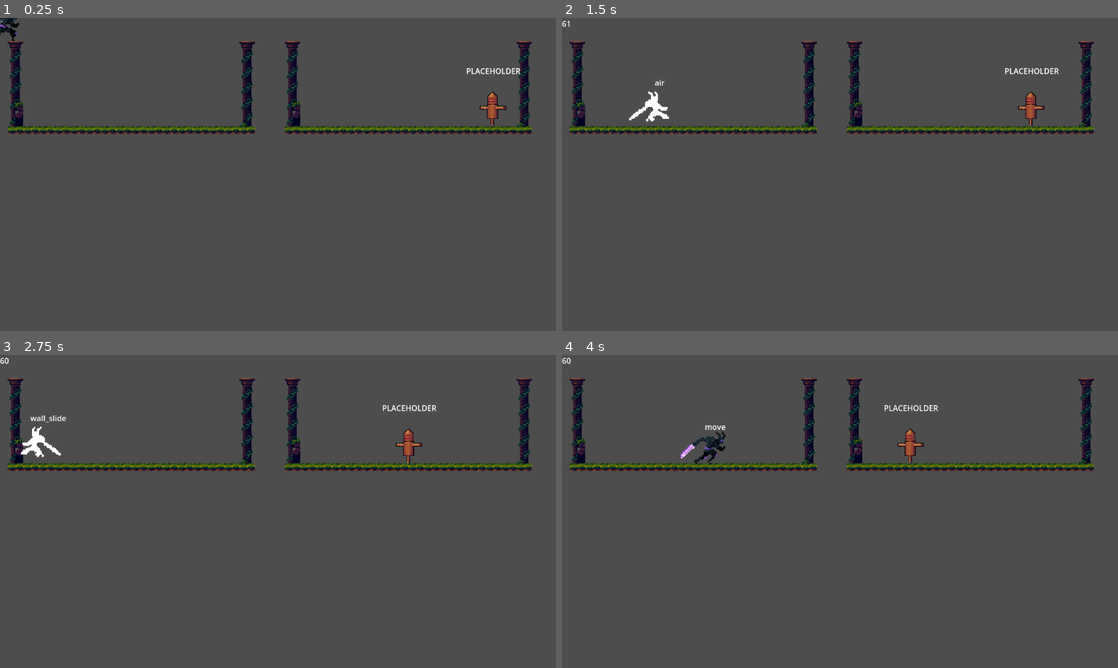
Above: before the commit, frames 1-4 (two rows, left to right).
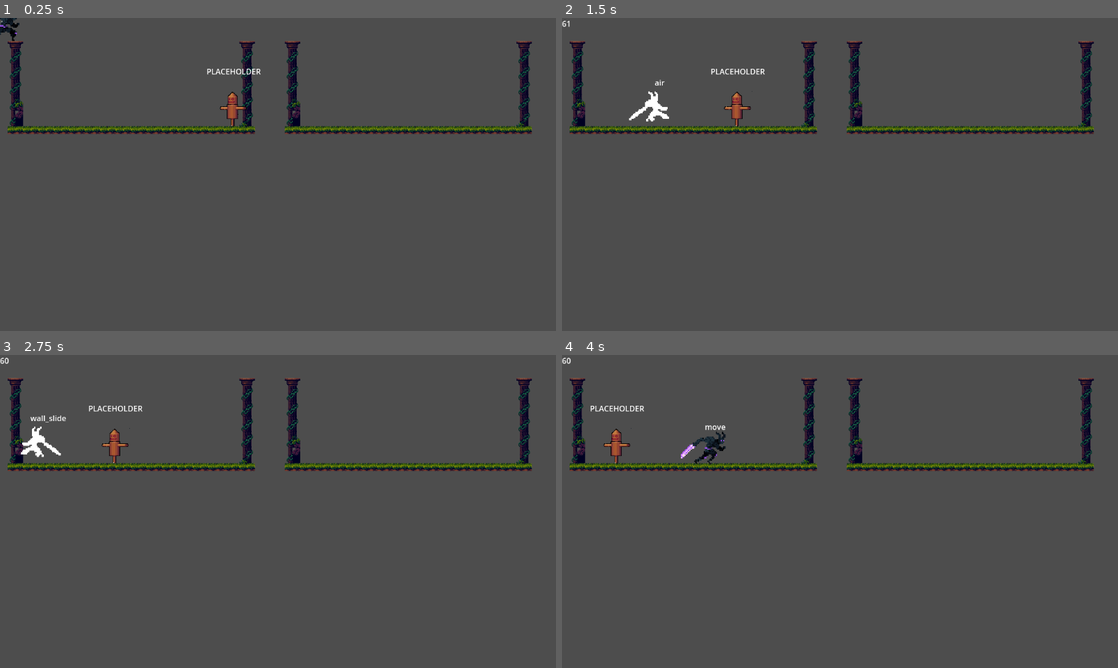
Above: after the commit, the same moments.

Repository: pablopenna/godot_learning
Game: Godot game, scene res://projects/state_machine/scenes/main.tscn
The game is run twice, just before and just after one commit, with the same random seed, the same clock (stepped at 60 frames per second) and the same inputs. This scene is started directly instead of the project's main scene. The engine's default icon, where the game draws it, is replaced by a stand-in: a white triangle on a blue panel in a dark square.
Inputs:
- Up to frame 1 (0.25 s): no input
- Up to frame 2 (1.5 s): tap Enter (ui_accept) at 0.5 s; hold D (move_right) from 0.53 s (still down); tap J (attack) at 0.6, 1.35 s; tap Space (jump) at 0.77 s
- Up to frame 3 (2.75 s): tap Space (jump) at 1.52 s; release D (move_right) at 2.03 s; hold A (move_left) from 2.03 s (still down); hold Shift (dash) from 2.03 s (still down); tap J (attack) at 2.3 s
- Up to frame 4 (4 s): release A (move_left) at 2.78 s; release Shift (dash) at 2.78 s; hold D (move_right) from 2.78 s (still down); tap Ctrl (summon) at 2.85 s; tap Space (jump) at 3.02, 3.77 s; tap J (attack) at 3.05, 3.6 s

The runs differ from the first frame. In frame 1, 0.6% of the frame differs, in the area x 37-94%, y 16-35%; in frame 2, 0.6%; in frame 3, 0.6%; in frame 4, 0.6%.

Commit message:
Refine how hitbox and hurtbox interact with each other. Also introduced HitboxData for the Hitbox to send data to the Hurtbox.

Diff:
--- a/common/scenes/dummy/dummy.gd
+++ b/common/scenes/dummy/dummy.gd
@@ -1,19 +1,24 @@
-extends CharacterBody2D
+extends Entity
 
 @export var speed = 100
+var gravity : int = ProjectSettings.get_setting("physics/2d/default_gravity")
 
-func _ready():
+func ready():
 	velocity = Vector2.RIGHT * speed
 
-func _physics_process(delta):
+func physics_process(delta):
 	if is_on_wall():
 		_set_movement_direction(get_wall_normal())
-	move_and_slide()
+	if not is_on_floor():
+		velocity.y += gravity * delta
 
 func _set_movement_direction(direction: Vector2):
 	velocity = direction * speed
 
-func _on_hurtbox_damaged():
+func _on_hurtbox_damaged(hitboxData: HitboxData):
 	var current_direction = velocity.normalized().x
 	var opposite_direction = current_direction * -1
 	_set_movement_direction(Vector2(opposite_direction, 0))
+
+	if hitboxData:
+		velocity += hitboxData.direction * hitboxData.speed
--- a/common/scenes/dummy/dummy.tscn
+++ b/common/scenes/dummy/dummy.tscn
@@ -24,7 +24,6 @@
 
 [node name="Hurtbox" parent="." instance=ExtResource("3_y4b4m")]
 hitbox_collision_layer = 4
-hitbox_collision_mask = 8
 show_debug_label = true
 
 [node name="CollisionShape2D" type="CollisionShape2D" parent="Hurtbox"]
--- a/common/scenes/entity/entity.gd
+++ b/common/scenes/entity/entity.gd
@@ -3,14 +3,24 @@
 @onready var facing_direction = FacingDirectionUtils.FacingDirection.RIGHT
 
 func _ready():
-	pass
+	ready()
 
 func _physics_process(delta):
+	physics_process(delta)
 	_update_facing_direction()
 	# "move_and_slide" already takes delta time into account
 	move_and_slide()
 
 func _process(delta):
+	process(delta)
+
+func ready():
+	pass
+
+func physics_process(delta):
+	pass
+
+func process(delta):
 	pass
 
 func _update_facing_direction():
--- a/common/scenes/hurtbox/hurtbox.gd
+++ b/common/scenes/hurtbox/hurtbox.gd
@@ -1,24 +1,25 @@
-extends Area2D
+class_name Hurtbox extends Area2D
 
 signal damaged
 
+@export var linked_entity: Entity
+
 @export_flags_2d_physics var hitbox_collision_layer
-@export_flags_2d_physics var hitbox_collision_mask
+# the hurtbox will not scan, it will be passive. The hitbox is in charge of
+# detecting and triggering the hurtbox when they collision
+# @export_flags_2d_physics var hitbox_collision_mask
 
 @export var show_debug_label = false
 
 func _ready():
 	collision_layer = hitbox_collision_layer
-	collision_mask = hitbox_collision_mask
+	# collision_mask = hitbox_collision_mask
 	if not show_debug_label:
 		$RichTextLabel.queue_free()
 
-func receiveDamage():
-	emit_signal("damaged")
+func receiveDamage(hitboxData: HitboxData):
+	emit_signal("damaged", hitboxData)
 	if show_debug_label:
 		$RichTextLabel.text = "Ouch!"
 		await get_tree().create_timer(0.1).timeout
 		$RichTextLabel.text = ""
-
-func _on_area_entered(area):
-	receiveDamage()
--- a/common/scenes/hurtbox/hurtbox.tscn
+++ b/common/scenes/hurtbox/hurtbox.tscn
@@ -7,7 +7,6 @@
 collision_mask = 0
 script = ExtResource("1_g6x8f")
 hitbox_collision_layer = 0
-hitbox_collision_mask = 0
 
 [node name="RichTextLabel" type="RichTextLabel" parent="."]
 offset_left = -55.0
--- a/projects/state_machine/scenes/main.tscn
+++ b/projects/state_machine/scenes/main.tscn
@@ -1,9 +1,12 @@
-[gd_scene load_steps=5 format=3 uid="uid://cha48on3shh4n"]
+[gd_scene load_steps=6 format=3 uid="uid://cha48on3shh4n"]
 
 [ext_resource type="PackedScene" uid="uid://iw2y2tljhrwx" path="res://common/scenes/terrain.tscn" id="3_1yf81"]
 [ext_resource type="PackedScene" uid="uid://cs5xij1m0eito" path="res://projects/main_menu/scenes/return_to_main_menu.tscn" id="3_jl506"]
 [ext_resource type="PackedScene" uid="uid://d01xmvtwdaa5f" path="res://projects/state_machine/scenes/player.tscn" id="3_yehho"]
 [ext_resource type="PackedScene" uid="uid://dptcjh7q8w511" path="res://common/scenes/dummy/dummy.tscn" id="4_nxh17"]
+
+[sub_resource type="RectangleShape2D" id="RectangleShape2D_y01wf"]
+size = Vector2(94, 111)
 
 [node name="main" type="Node2D"]
 
@@ -17,6 +20,13 @@
 [node name="Player" parent="." instance=ExtResource("3_yehho")]
 
 [node name="Dummy" parent="." instance=ExtResource("4_nxh17")]
-position = Vector2(996, 187)
+position = Vector2(458, 187)
 collision_layer = 4
 collision_mask = 10
+
+[node name="NonHitboxArea2D" type="Area2D" parent="."]
+position = Vector2(907, 173)
+
+[node name="CollisionShape2D" type="CollisionShape2D" parent="NonHitboxArea2D"]
+position = Vector2(13, -5.5)
+shape = SubResource("RectangleShape2D_y01wf")
--- a/projects/state_machine/scenes/player.tscn
+++ b/projects/state_machine/scenes/player.tscn
@@ -14,6 +14,8 @@
 [ext_resource type="Script" path="res://projects/state_machine/scripts/states/attack_1.gd" id="12_4cww5"]
 [ext_resource type="PackedScene" uid="uid://bdf5bwv2v64el" path="res://common/scenes/invocation_factory/invocation_factory.tscn" id="12_oi5i3"]
 [ext_resource type="PackedScene" uid="uid://cn3hr36koyvbg" path="res://common/scenes/invocation/invocation.tscn" id="13_7vvt5"]
+[ext_resource type="Script" path="res://projects/state_machine/scripts/hitbox_data.gd" id="13_uuxct"]
+[ext_resource type="Script" path="res://projects/state_machine/scripts/hitbox.gd" id="13_w3wn8"]
 [ext_resource type="PackedScene" uid="uid://bbx8v44fbyor4" path="res://common/scenes/entity/entity.tscn" id="14_i37u2"]
 [ext_resource type="PackedScene" uid="uid://28mkgryf3qhl" path="res://common/sprites/characters/nightborne/nightborne_spritesheet.tscn" id="15_jdrqr"]
 [ext_resource type="Script" path="res://common/scenes/entity/entity_sprite.gd" id="16_c7kal"]
@@ -26,23 +28,6 @@
 
 [sub_resource type="RectangleShape2D" id="RectangleShape2D_ran5a"]
 size = Vector2(41, 51)
-
-[sub_resource type="Animation" id="Animation_q2o48"]
-resource_name = "idle"
-length = 0.9
-loop_mode = 1
-tracks/0/type = "value"
-tracks/0/imported = false
-tracks/0/enabled = true
-tracks/0/path = NodePath("spritesheet:frame")
-tracks/0/interp = 1
-tracks/0/loop_wrap = true
-tracks/0/keys = {
-"times": PackedFloat32Array(0, 0.1, 0.2, 0.3, 0.4, 0.5, 0.6, 0.7, 0.8),
-"transitions": PackedFloat32Array(1, 1, 1, 1, 1, 1, 1, 1, 1),
-"update": 1,
-"values": [0, 1, 2, 3, 4, 5, 6, 7, 8]
-}
 
 [sub_resource type="Animation" id="Animation_51qxa"]
 resource_name = "attack"
@@ -77,6 +62,23 @@
 "args": [],
 "method": &"finish"
 }]
+}
+
+[sub_resource type="Animation" id="Animation_q2o48"]
+resource_name = "idle"
+length = 0.9
+loop_mode = 1
+tracks/0/type = "value"
+tracks/0/imported = false
+tracks/0/enabled = true
+tracks/0/path = NodePath("spritesheet:frame")
+tracks/0/interp = 1
+tracks/0/loop_wrap = true
+tracks/0/keys = {
+"times": PackedFloat32Array(0, 0.1, 0.2, 0.3, 0.4, 0.5, 0.6, 0.7, 0.8),
+"transitions": PackedFloat32Array(1, 1, 1, 1, 1, 1, 1, 1, 1),
+"update": 1,
+"values": [0, 1, 2, 3, 4, 5, 6, 7, 8]
 }
 
 [sub_resource type="AnimationLibrary" id="AnimationLibrary_egdts"]
@@ -147,15 +149,25 @@
 script = ExtResource("11_ybas7")
 down_speed = 1000
 
-[node name="attack_1" type="Node" parent="StateManager" node_paths=PackedStringArray("hitboxes")]
+[node name="attack_1" type="Node" parent="StateManager" node_paths=PackedStringArray("hitbox")]
 script = ExtResource("12_4cww5")
-hitboxes = [NodePath("Area2D/CollisionShape2D")]
+hitbox = NodePath("Hitbox")
 
-[node name="Area2D" type="Area2D" parent="StateManager/attack_1"]
+[node name="HitboxData" type="Node" parent="StateManager/attack_1"]
+script = ExtResource("13_uuxct")
+direction = Vector2(0, -1)
+speed = 500.0
+damage = 50
+
+[node name="Hitbox" type="Area2D" parent="StateManager/attack_1" node_paths=PackedStringArray("hitbox_data")]
 collision_layer = 8
-collision_mask = 0
+collision_mask = 4
+monitoring = false
+monitorable = false
+script = ExtResource("13_w3wn8")
+hitbox_data = NodePath("../HitboxData")
 
-[node name="CollisionShape2D" type="CollisionShape2D" parent="StateManager/attack_1/Area2D"]
+[node name="CollisionShape2D" type="CollisionShape2D" parent="StateManager/attack_1/Hitbox"]
 position = Vector2(49.5, -24.5)
 shape = SubResource("RectangleShape2D_l7dds")
 
--- /dev/null
+++ b/projects/state_machine/scripts/hitbox.gd
@@ -0,0 +1,23 @@
+class_name Hitbox extends Area2D
+
+@export var hitbox_data: HitboxData
+
+func _ready():
+	area_entered.connect(_on_area_entered)
+
+func _on_area_entered(area: Area2D):
+	var hurtbox = area as Hurtbox
+	if hurtbox == null:
+		return
+	_on_hurtbox_entered(hurtbox)
+
+func _on_hurtbox_entered(hurtbox: Hurtbox):
+	hurtbox.receiveDamage(hitbox_data)
+
+func enable():
+	monitoring = true
+	monitorable = true
+
+func disable():
+	monitoring = false
+	monitorable = false
--- /dev/null
+++ b/projects/state_machine/scripts/hitbox_data.gd
@@ -0,0 +1,5 @@
+class_name HitboxData extends Node
+
+@export var direction: Vector2
+@export var speed: float
+@export var damage: int
--- a/projects/state_machine/scripts/states/attack_1.gd
+++ b/projects/state_machine/scripts/states/attack_1.gd
@@ -1,6 +1,6 @@
 extends State
 
-@export var hitboxes: Array[CollisionShape2D]
+@export var hitbox: Hitbox
 
 func _ready():
 	state_name = "attack_1"
@@ -12,16 +12,16 @@
 	print("Exiting Attack1")
 
 func process(detla):
-	$Area2D.position = managed_entity.position
-	$Area2D.scale.x = -1  if managed_entity.facing_direction == FacingDirectionUtils.FacingDirection.LEFT else 1
+	hitbox.position = managed_entity.position
+	hitbox.scale.x = -1 \
+	if managed_entity.facing_direction == FacingDirectionUtils.FacingDirection.LEFT \
+	else 1
 
 func enableHitboxes():
-	for hitbox:CollisionShape2D in hitboxes:
-		hitbox.disabled = false
+	hitbox.enable()
 
 func disableHitboxes():
-	for hitbox:CollisionShape2D in hitboxes:
-		hitbox.disabled = true
+	hitbox.disable()
 
 func finish():
 	change_to_state.emit("idle")
Not shown: 1 places in projects/state_machine/scenes/player.tscn that only renumber resources
